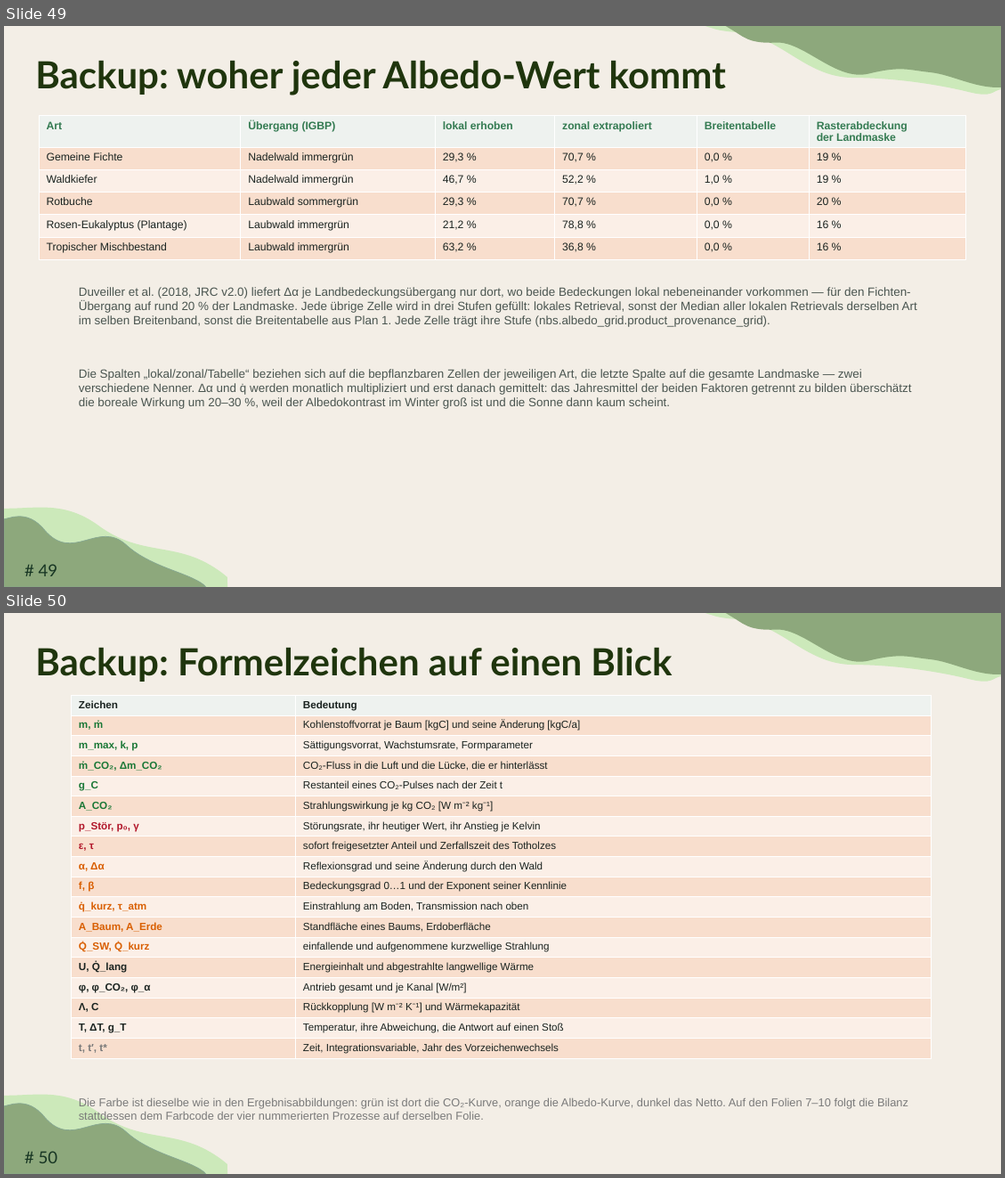
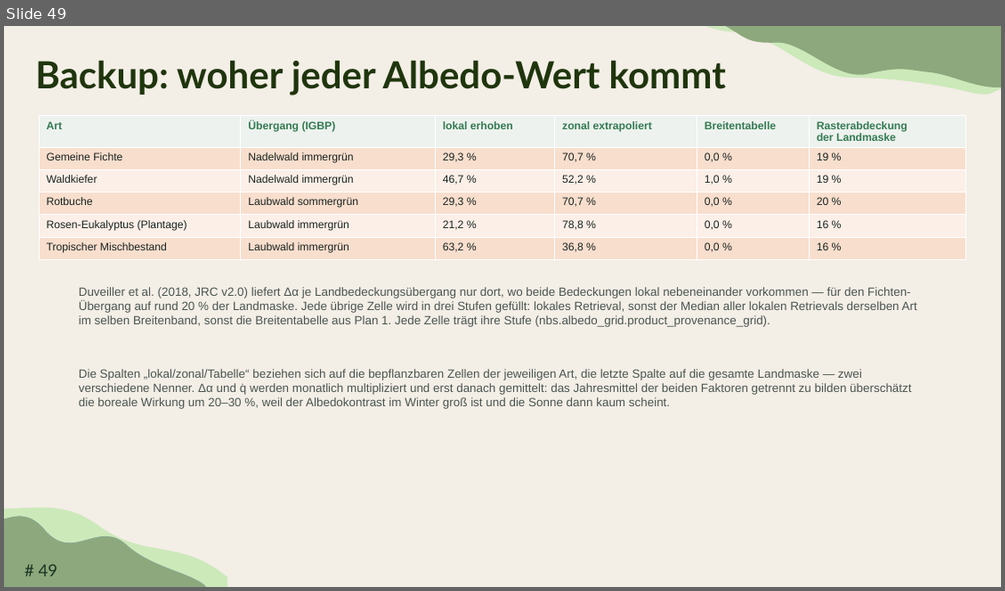
Before and after one commit to TimoDiepers/woodway, a slide deck: docs/slides/dissvortrag.pptx. Shown one above the other, each under a label of ours: slides 49 and 50 before the commit, slide 49 after it. The pictures are 1005x1178 and 1005x591 pixels, drawn with LibreOffice and Linux fonts; fonts in the diff are those of the drawing. Boxes give left, top, right and bottom in pixels: in the first picture for what was removed or moved away, otherwise in the second. Text is boxed around its words. In the diff, an @@ line names an element or a change of style, - is before the commit and + after.

```diff
--- a/docs/slides/dissvortrag.pptx
+++ b/docs/slides/dissvortrag.pptx
@@ slide 50 removed at (x1=4, y1=613, x2=1001, y2=1174), background #F3EEE6; not listed: 5 template elements that a slide beside it also shows @@
@@ title removed at (x1=35, y1=647, x2=672, y2=682) @@
-Backup: Formelzeichen auf einen Blick
@@ table removed at (x1=72, y1=695, x2=931, y2=1059), 18 rows, 2 columns @@
-Zeichen | Bedeutung
-m, ṁ | Kohlenstoffvorrat je Baum [kgC] und seine Änderung [kgC/a]
-m_max, k, p | Sättigungsvorrat, Wachstumsrate, Formparameter
-ṁ_CO₂, Δm_CO₂ | CO₂-Fluss in die Luft und die Lücke, die er hinterlässt
-g_C | Restanteil eines CO₂-Pulses nach der Zeit t
-A_CO₂ | Strahlungswirkung je kg CO₂ [W m⁻² kg⁻¹]
-p_Stör, p₀, γ | Störungsrate, ihr heutiger Wert, ihr Anstieg je Kelvin
-ε, τ | sofort freigesetzter Anteil und Zerfallszeit des Totholzes
-α, Δα | Reflexionsgrad und seine Änderung durch den Wald
-f, β | Bedeckungsgrad 0…1 und der Exponent seiner Kennlinie
-q̇_kurz, τ_atm | Einstrahlung am Boden, Transmission nach oben
-A_Baum, A_Erde | Standfläche eines Baums, Erdoberfläche
-Q̇_SW, Q̇_kurz | einfallende und aufgenommene kurzwellige Strahlung
-U, Q̇_lang | Energieinhalt und abgestrahlte langwellige Wärme
-φ, φ_CO₂, φ_α | Antrieb gesamt und je Kanal [W/m²]
-Λ, C | Rückkopplung [W m⁻² K⁻¹] und Wärmekapazität
-T, ΔT, g_T | Temperatur, ihre Abweichung, die Antwort auf einen Stoß
-t, t′, t* | Zeit, Integrationsvariable, Jahr des Vorzeichenwechsels
@@ text removed at (x1=79, y1=1098, x2=908, y2=1122) @@
-Die Farbe ist dieselbe wie in den Ergebnisabbildungen: grün ist dort die CO₂-Kurve, orange die Albedo-Kurve, dunkel das Netto. Auf den Folien 7–10 folgt die Bilanz stattdessen dem Farbcode der vier nummerierten Prozesse auf derselben Folie.
```
Also in this commit, not shown: 10 slides changed, 4 other files.
